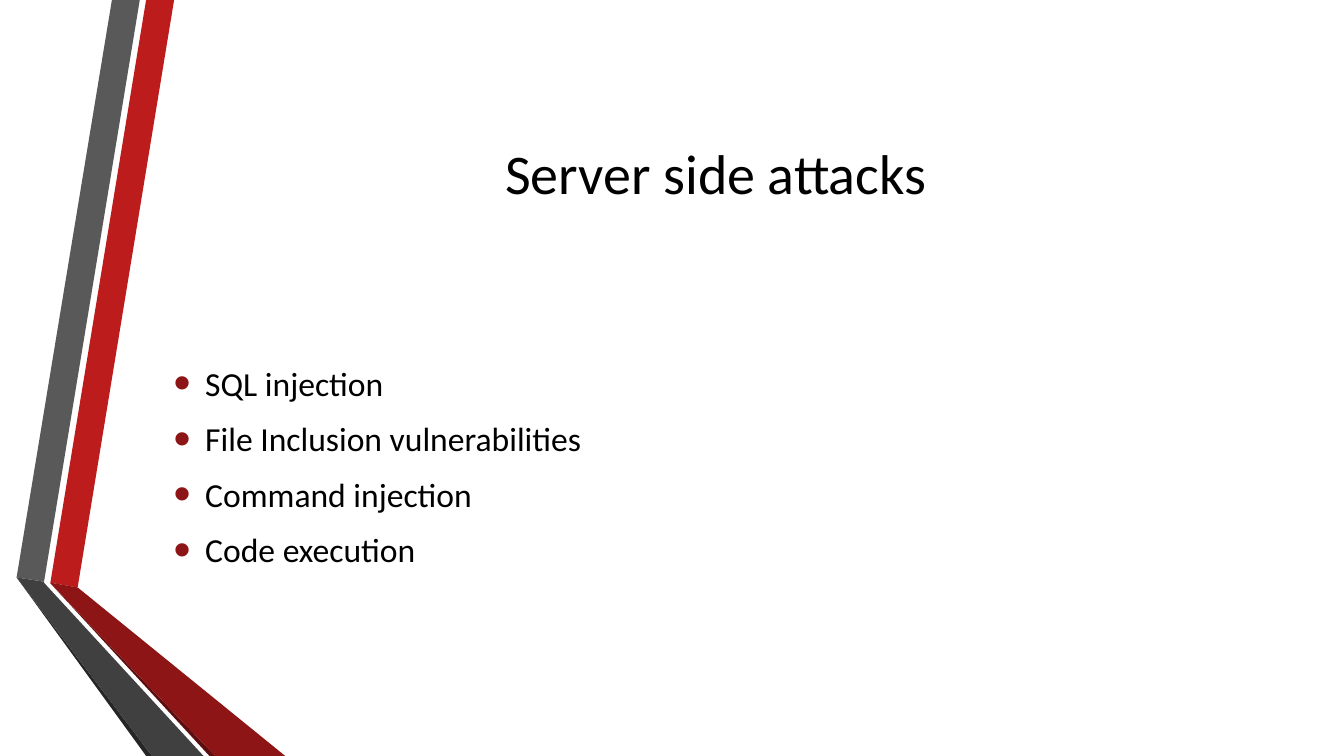
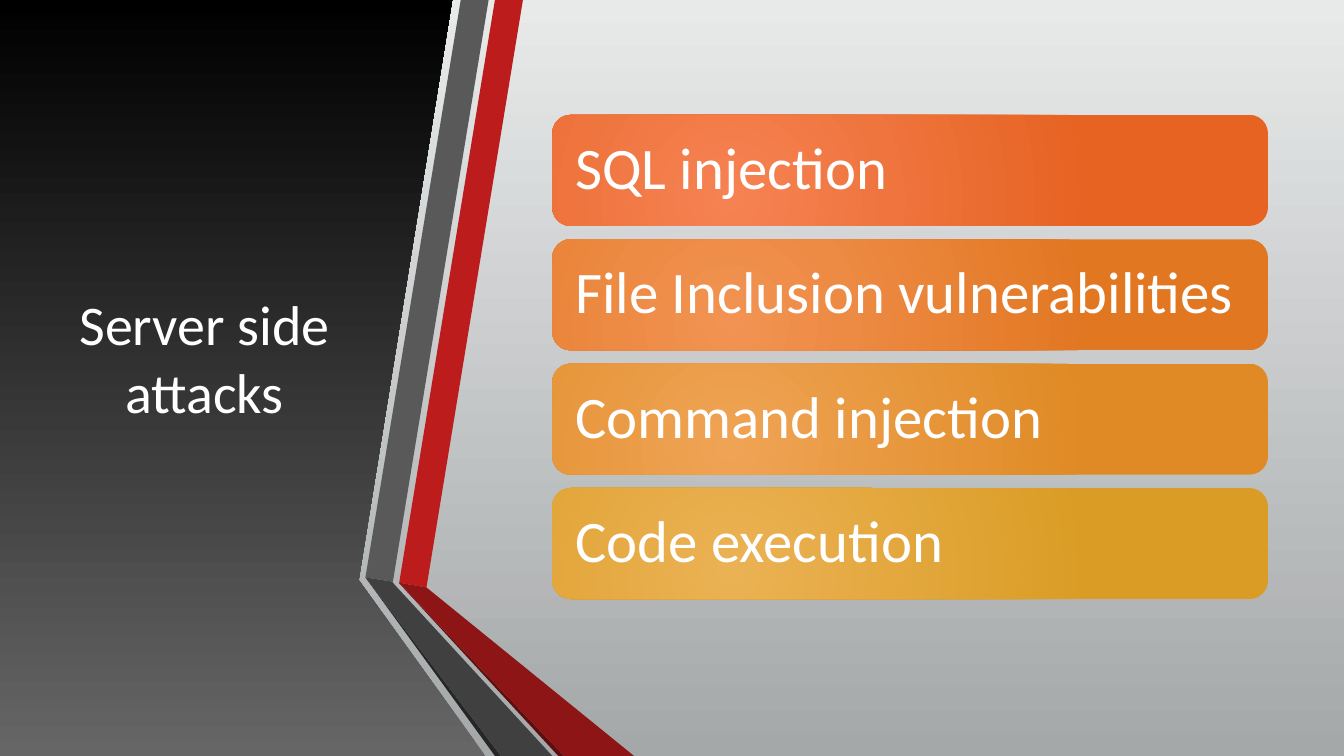
Before and after one commit to umisc/workshops, a slide deck: slide 7 of Workshop_2/workshop-2-slides.pptx. Drawn at 1344x756 pixels with LibreOffice and Linux fonts; fonts in the diff are those of the drawing; background and template pictures are left out. Boxes give left, top, right and bottom in pixels: in the first picture for what was removed or moved away, otherwise in the second. Text is boxed around its words. In the diff, an @@ line names an element or a change of style, - is before the commit and + after.

```diff
--- a/Workshop_2/workshop-2-slides.pptx
+++ b/Workshop_2/workshop-2-slides.pptx
@@ background picture (left out) to gradient #E9EAEB to #A5A8A9 @@
@@ rectangle added at [0,0,1344,756], fill gradient #E9EAEB to #A5A8A9 @@
@@ freeform shape added at [0,0,486,756], fill gradient #676767 to #000000 @@
@@ title "Server side attacks": place and size @@
-title "Server side attacks" at [505,155,926,195]
+title "Server side attacks" at [79,306,330,414]
@@ title "Server side attacks" at [79,306,330,414]: text colour #000000 to #FFFFFF @@
@@ text removed at [205,373,581,563] @@
-• SQL injection
-• File Inclusion vulnerabilities
-• Command injection
-• Code execution
@@ group added at [553,115,1268,599]: 4 rounded rectangles, 4 texts @@
+SQL injection
+File Inclusion vulnerabilities
+Command injection
+Code execution
@@ group added at [366,0,634,756]: 6 freeform shapes @@
```
Also in this commit, not shown: 12 other slides changed, 2 slides added, 1 slide removed.
